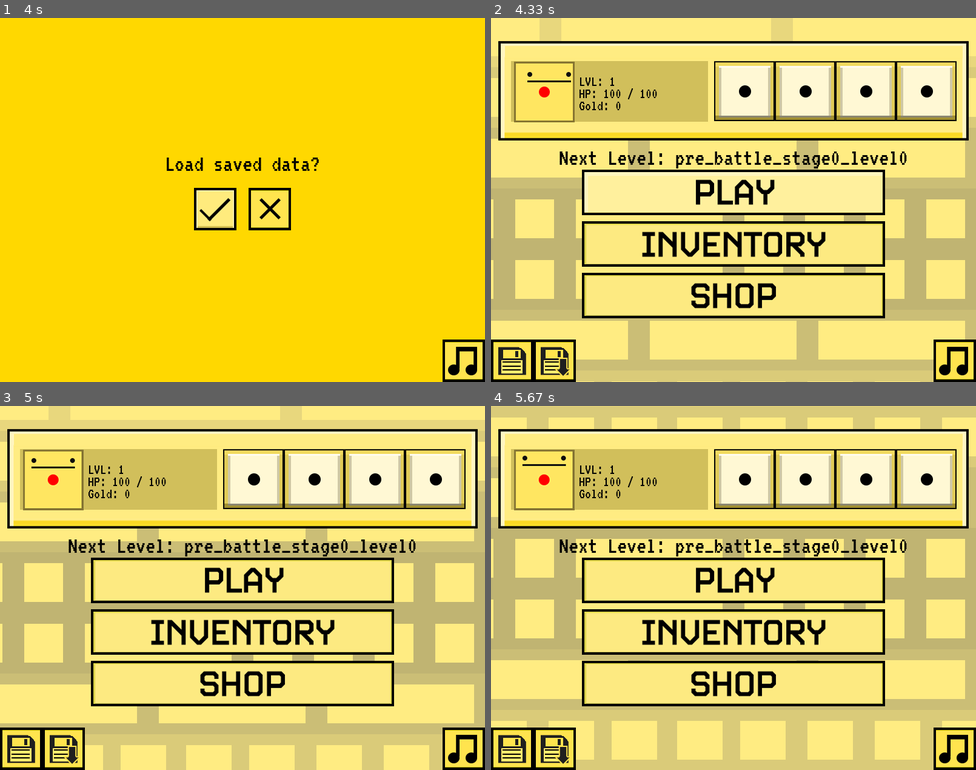
Above: before the commit, frames 1-4 (two rows, left to right).
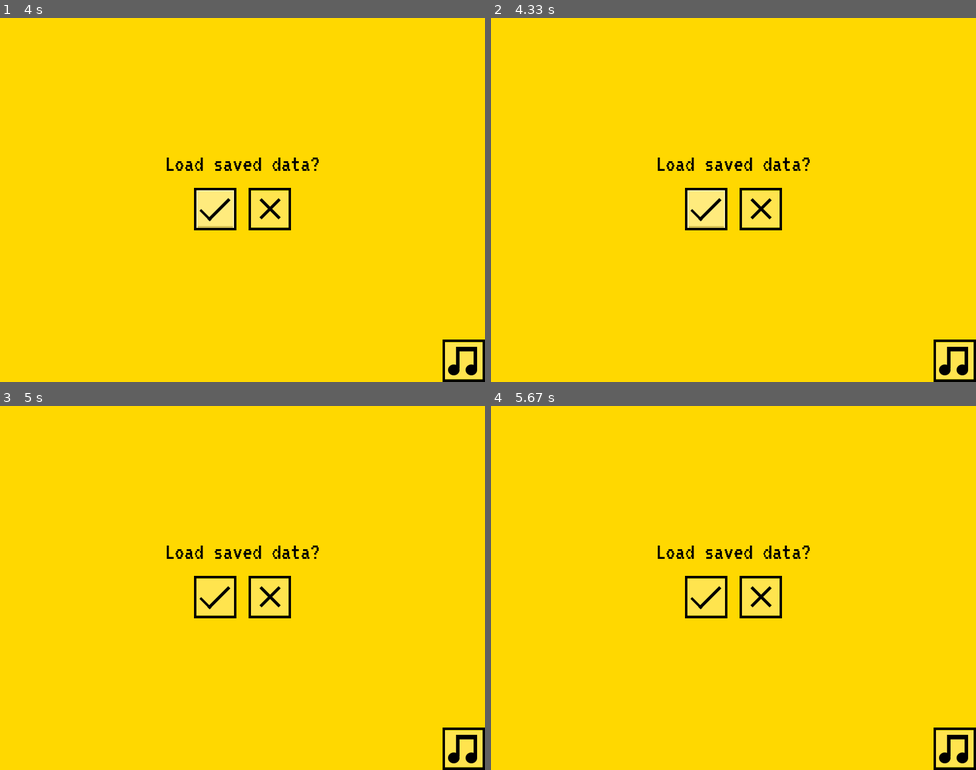
Above: after the commit, the same moments.

Repository: bloopsoup/DANGERdice
Game: pygame game, started from DANGERdice.py
Same seed, same stepped clock (60 frames per second), same inputs: the game is played once before the commit and once after it.
Inputs (mouse positions are in pixels of both pictures, inside the frame that each line leads up to):
- Up to frame 1 (4 s): move the mouse to (368, 258) at 3.63 s; click (368, 258) at 3.68 s
- Up to frame 2 (4.33 s): click (704, 207) at 4.02 s
- Up to frame 3 (5 s): click (368, 555) at 4.57 s
- Up to frame 4 (5.67 s): no input

Frame 1 is identical in both runs. In frame 2, 99% of the frame differs, in the area x 0-100%, y 0-100%; in frame 3, 99%; in frame 4, 99%.

Commit message:
implemented basic loading/saving

Diff:
--- a/controller/states/load.py
+++ b/controller/states/load.py
@@ -1,5 +1,5 @@
 from .state import State
-from ..utils import music_handler
+from ..utils import music_handler, load_json
 from ..loader import load_static, load_some_sprites, load_font
 from ..themes import BUTTON_DEFAULT
 from gui.elements import StaticBG, PTexts, Button
@@ -22,4 +22,7 @@
 
     def load_data(self):
         """Loads player save data. If there is no data, does nothing."""
-        self.to("player_menu")
+        data = load_json("player_data.json")
+        if data:
+            self.player.load_data(data)
+            self.to("player_menu")
--- a/controller/states/save.py
+++ b/controller/states/save.py
@@ -1,5 +1,5 @@
 from .state import State
-from ..utils import music_handler
+from ..utils import music_handler, save_json
 from ..loader import load_static, load_some_sprites, load_font
 from ..themes import BUTTON_DEFAULT
 from gui.elements import StaticBG, PTexts, Button
@@ -22,4 +22,5 @@
 
     def save_data(self):
         """Saves current player data."""
+        save_json(self.player.save_data(), "player_data.json")
         self.to("player_menu")
--- a/controller/utils/__init__.py
+++ b/controller/utils/__init__.py
@@ -1,2 +1,2 @@
 from .music_handler import music_handler
-from .path import rp, path_sheet, path_static, path_sfx, path_song
+from .path import rp, path_sheet, path_static, path_sfx, path_song, save_json, load_json
--- a/controller/utils/path.py
+++ b/controller/utils/path.py
@@ -1,5 +1,6 @@
 import sys
 import os
+import json
 
 
 def rp(path: str) -> str:
@@ -31,16 +32,16 @@
     return rp("assets/sfx/" + path)
 
 
-def save_data(data, file_name):
-    """Saves data in FILE."""
-    file = open(file_name, "w")
-    file.write(str(data))
-    file.close()
+def save_json(data: dict, file_name: str):
+    """Saves data as a JSON file to FILE_NAME."""
+    with open(file_name, "w") as file:
+        json.dump(data, file, indent=4)
 
 
-def load_data(file_name):
-    """Loads data from FILE. If it doesn't exist, return NONE."""
-    if os.path.exists(file_name):
-        file = open(file_name, "r")
-        return eval(file.read())
-    return None
+def load_json(file_name: str) -> dict:
+    """Loads data from JSON file FILE_NAME. If it doesn't exist, return an empty dictionary."""
+    try:
+        with open(file_name, "r") as file:
+            return json.load(file)
+    except FileNotFoundError:
+        return {}
